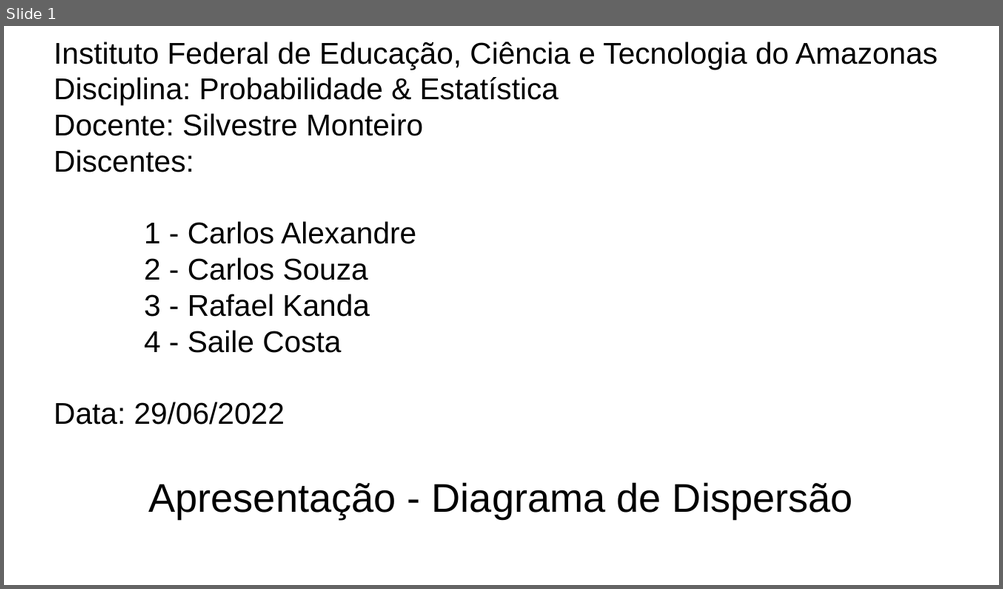
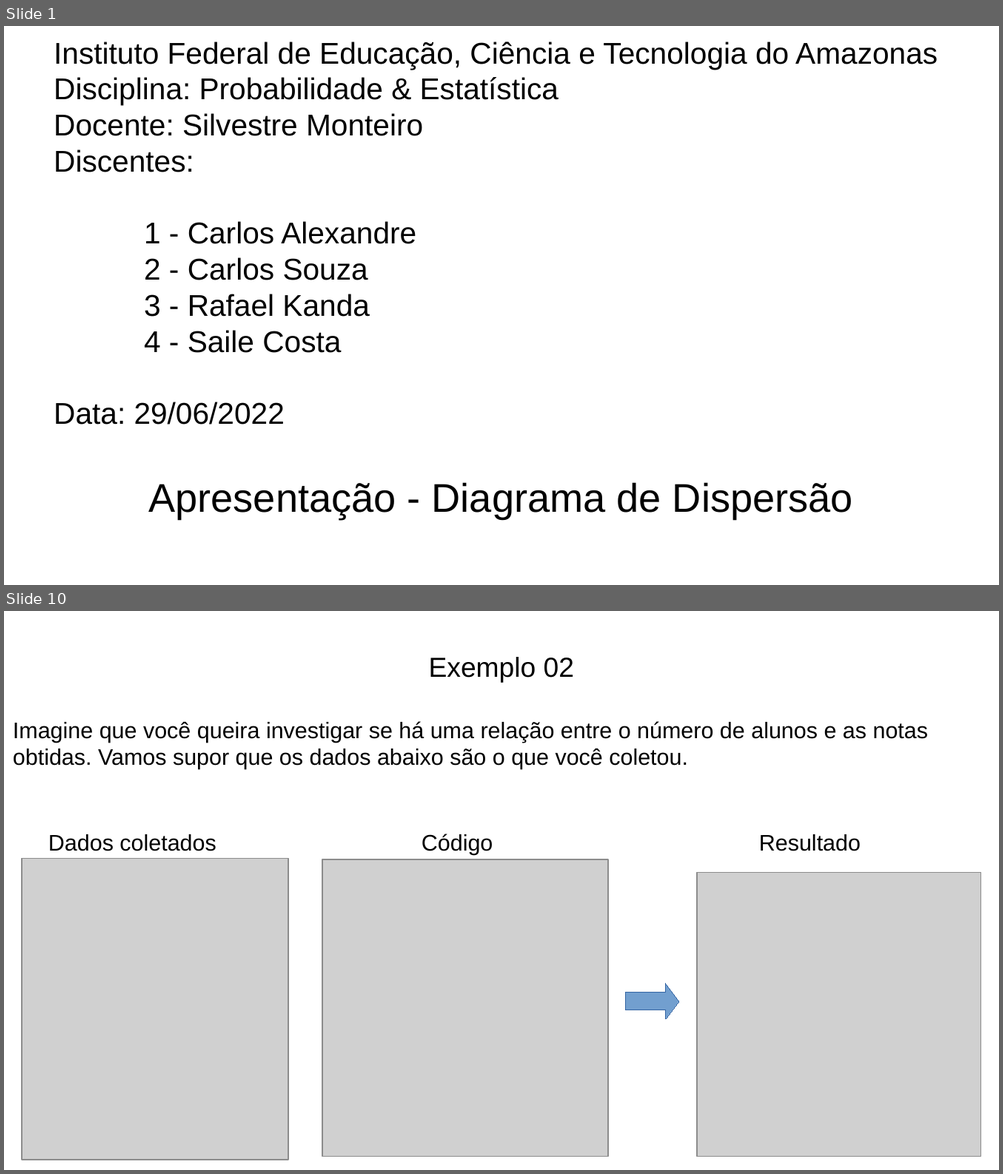
Before and after one commit to CarlosViniMSouza/Apresent-Estatist, a slide deck: docs/apresentacao-powerpoint.pptx. Shown one above the other, each under a label of ours: slide 1 before the commit, slides 1 and 10 after it; the slides between them are not shown. The pictures are 1003x589 and 1003x1174 pixels, drawn with LibreOffice and Linux fonts; fonts in the diff are those of the drawing; grey boxes stand for pictures. Boxes give left, top, right and bottom in pixels: in the first picture for what was removed or moved away, otherwise in the second. Text is boxed around its words. In the diff, an @@ line names an element or a change of style, - is before the commit and + after.

```diff
--- a/docs/apresentacao-powerpoint.pptx
+++ b/docs/apresentacao-powerpoint.pptx
@@ slide 10 added at box(4, 611, 999, 1170), background #FFFFFF @@
@@ text added at box(429, 657, 574, 683), 22 pt, text #000000 @@
+Exemplo 02
@@ text added at box(13, 721, 928, 769), 18 pt, text #000000 @@
+Imagine que você queira investigar se há uma relação entre o número de alunos e as notas obtidas. Vamos supor que os dados abaixo são o que você coletou.
@@ text added at box(48, 834, 216, 851), 18 pt, text #000000 @@
+Dados coletados
@@ text added at box(421, 834, 493, 855), 18 pt, text #000000 @@
+Código
@@ text added at box(759, 834, 860, 851), 18 pt, text #000000 @@
+Resultado
@@ picture added at box(22, 858, 288, 1161) @@
@@ picture added at box(323, 860, 609, 1157) @@
@@ picture added at box(697, 873, 982, 1157) @@
@@ freeform shape added at box(626, 984, 679, 1019), fill #729FCF, outline #3465A4 0 pt @@
```
Also in this commit, not shown: 4 slides changed, 1 other slide added, 15 other files.
